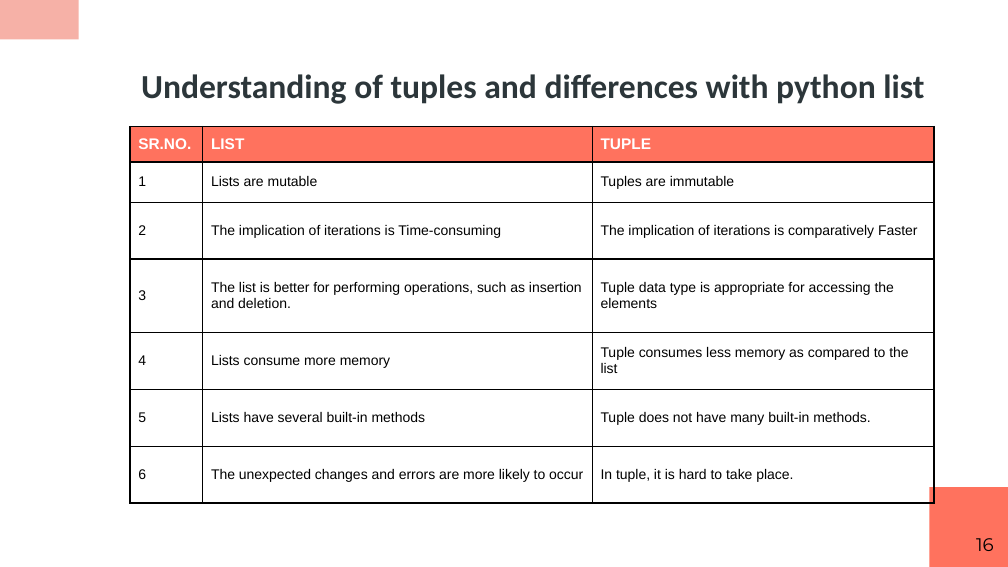
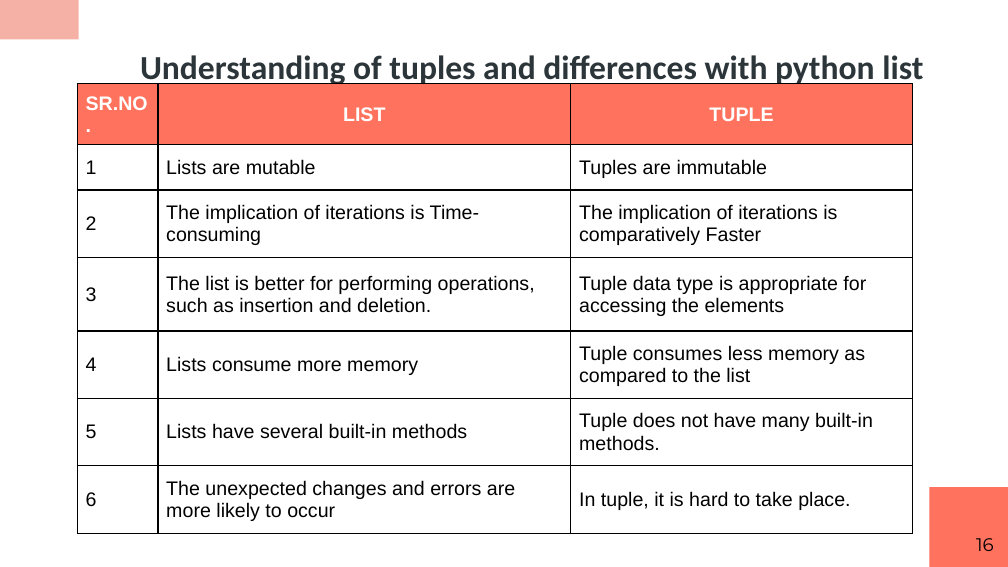
Before and after one commit to RashmivernekarN/ai_with_python_keonics, a slide deck: slide 16 of module2/ppt/Advanced Concepts Using Datastructures.pptx. Drawn at 1008x567 pixels with LibreOffice and Linux fonts; fonts in the diff are those of the drawing. Boxes give left, top, right and bottom in pixels: in the first picture for what was removed or moved away, otherwise in the second. Text is boxed around its words. In the diff, an @@ line names an element or a change of style, - is before the commit and + after.

```diff
--- a/module2/ppt/Advanced Concepts Using Datastructures.pptx
+++ b/module2/ppt/Advanced Concepts Using Datastructures.pptx
@@ title "Understanding of tuples and differences ...": place and size @@
-title "Understanding of tuples and differences ..." at (141,74,924,104)
+title "Understanding of tuples and differences ..." at (140,55,923,88)
@@ table at (78,84,913,549) @@
@@ size 11 to 14 pt in "SR.NO.", "LIST", "TUPLE" @@
@@ size 10 to 14 pt @@
@@ alignment left to centre @@
@@ table: place and size @@
-table at (130,127,933,504)
+table at (78,84,913,549)
```
Also in this commit, not shown: 4 other slides changed, 18 slides added, 2 other files.
